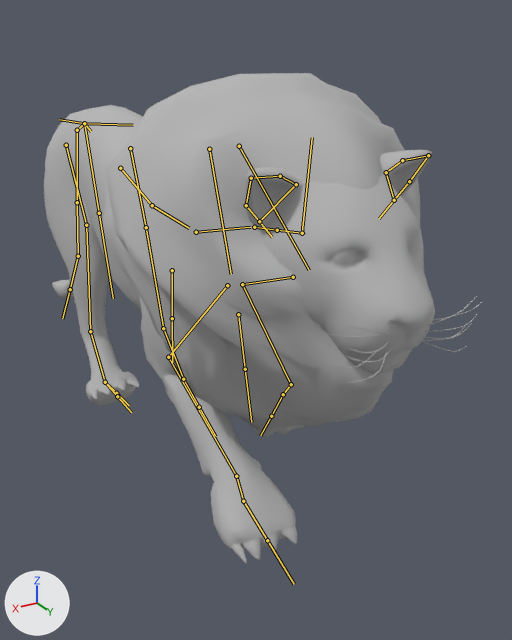
Renders of the FBX model Assets/3DEnemy/henri_rousseau_animal/lion/lion_animation.fbx from each side of a commit.
Before and after are seen from a camera (50 mm lens) standing at (0.9, 2.03, 1.46) and looking at (-0.25, 0.12, 0.51). Arrows for +X, +Y and +Z are at lower left; the lights stay in place. Both versions are drawn at frame 1 of the action 'lion_rig|lion_chasing_block_cycle'; the numbers are the values there. The bones that bend it are drawn over the model as lines.

The first picture shows 'lion_hair_lp', 'lion_lp'.
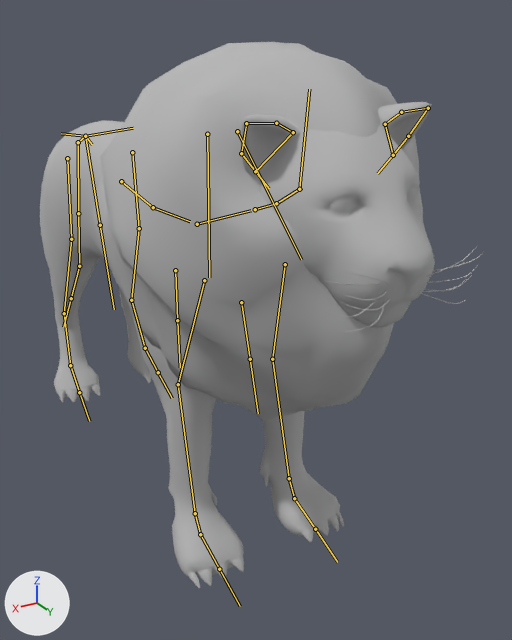
Boxes [x1, y1, x2, y2] around the edits, measured in the pictures (512 x 640 px):
'lion_hair_lp', posed: before [102, 73, 424, 431]; after [92, 42, 423, 420]
'lion_lp', posed (6% taller): before [44, 105, 482, 563]; after [40, 102, 483, 588]
bone 'Lion-spine', root to tip: before (84, 123) to (91, 131); after (85, 136) to (92, 144)
bone 'Lion-spine.001', root to tip: before (120, 168) to (152, 205); after (121, 181) to (153, 207)
bone 'Lion-spine.002', root to tip: before (152, 205) to (189, 228); after (153, 207) to (190, 221)
bone 'Lion-spine.003', root to tip: before (196, 232) to (250, 227); after (197, 224) to (251, 210)
bone 'Lion-spine.004', root to tip: before (254, 227) to (277, 230); after (255, 209) to (276, 203)
bone 'Lion-spine.005', root to tip: before (277, 230) to (302, 233); after (276, 203) to (299, 189)
bone 'Lion-spine.006', root to tip: before (302, 233) to (304, 232); after (299, 189) to (302, 188)
bone 'Lion-shoulder.R', root to tip: before (209, 149) to (231, 274); after (207, 134) to (209, 277)
bone 'Lion-upper_arm.R', root to tip: before (227, 285) to (168, 357); after (204, 280) to (178, 384)
bone 'Lion-forearm.R', root to tip: before (168, 357) to (236, 476); after (178, 384) to (195, 513)
bone 'Lion-hand.R', root to tip: before (236, 476) to (243, 501); after (195, 513) to (200, 534)
bone 'Lion-shoulder.L', root to tip: before (239, 146) to (309, 270); after (237, 131) to (301, 259)
bone 'Lion-upper_arm.L', root to tip: before (293, 277) to (242, 284); after (285, 264) to (272, 359)
bone 'Lion-forearm.L', root to tip: before (242, 284) to (291, 384); after (272, 359) to (289, 478)
bone 'Lion-hand.L', root to tip: before (291, 384) to (283, 394); after (289, 478) to (294, 498)
bone 'Lion-f_toe.L', root to tip: before (283, 394) to (271, 416); after (294, 498) to (315, 529)
bone 'Lion-pelvis.L', root to tip: before (84, 123) to (133, 125); after (85, 136) to (133, 128)
bone 'Lion-thigh.L', root to tip: before (130, 148) to (146, 227); after (132, 152) to (139, 228)
bone 'Lion-shin.L', root to tip: before (146, 227) to (163, 328); after (139, 228) to (131, 300)
bone 'Lion-foot.L', root to tip: before (163, 328) to (183, 379); after (131, 300) to (145, 348)
bone 'Lion-b_toe.L', root to tip: before (183, 379) to (199, 407); after (145, 348) to (158, 372)
bone 'Lion-thigh.R', root to tip: before (66, 145) to (86, 225); after (67, 158) to (71, 239)
bone 'Lion-shin.R', root to tip: before (86, 225) to (90, 331); after (71, 239) to (64, 313)
bone 'Lion-foot.R', root to tip: before (90, 331) to (105, 382); after (64, 313) to (70, 365)
bone 'Lion-r_toe.R', root to tip: before (105, 382) to (116, 393); after (70, 365) to (79, 392)

The change in detail:
Bone 'Lion-spine' (bone_lion_spine) moves from (0.0, -0.014, -0.047) to (0.0, 0.0, 0.0).
Bone 'Lion-spine.001' (bone_lion_spine_001) turns from (9, 0, 0) to (0, 0, 0) degrees about its own x, y and z.
Bone 'Lion-spine.002' (bone_lion_spine_002) turns from (-3, 0, 0) to (0, 0, 0) degrees about its own x, y and z.
Bone 'Lion-spine.003' (bone_lion_spine_003) turns from (-3, 0, 0) to (0, 0, 0) degrees about its own x, y and z.
Bone 'Lion-spine.004' (bone_lion_spine_004) turns from (7, 0, 0) to (0, 0, 0) degrees about its own x, y and z.
Bone 'Lion-spine.005' (bone_lion_spine_005) moves from (0.0, 0.019, -0.06) to (0.0, 0.0, 0.0).
Bone 'Lion-spine.005' (bone_lion_spine_005) turns from (9, 0, 0) to (0, 0, 0) degrees about its own x, y and z.
Bone 'Lion-spine.006' (bone_lion_spine_006) moves from (0.0, 0.052, 0.058) to (0.0, 0.0, 0.0).
Bone 'Lion-spine.006' (bone_lion_spine_006) turns from (-20, 0, 0) to (0, 0, 0) degrees about its own x, y and z.
Bone 'Lion-shoulder.R' (bone_lion_shoulder_r) turns from (22, 4, 7) to (0, 0, 0) degrees about its own x, y and z.
Bone 'Lion-upper_arm.R' (bone_lion_upper_arm_r) turns from (-41, -1, -6) to (0, 0, 0) degrees about its own x, y and z.
Bone 'Lion-forearm.R' (bone_lion_forearm_r) moves from (-0.038, 0.089, 0.009) to (0.0, 0.0, 0.0).
Bone 'Lion-forearm.R' (bone_lion_forearm_r) turns from (68, -6, 8) to (0, 0, 0) degrees about its own x, y and z.
Bone 'Lion-hand.R' (bone_lion_hand_r) turns from (-46, 0, -4) to (0, 0, 0) degrees about its own x, y and z.
Bone 'Lion-shoulder.L' (bone_lion_shoulder_l) turns from (8, -2, -2) to (0, 0, 0) degrees about its own x, y and z.
Bone 'Lion-upper_arm.L' (bone_lion_upper_arm_l) turns from (-55, -4, 10) to (0, 0, 0) degrees about its own x, y and z.
Bone 'Lion-forearm.L' (bone_lion_forearm_l) moves from (0.065, 0.045, 0.249) to (0.0, 0.0, 0.0).
Bone 'Lion-forearm.L' (bone_lion_forearm_l) turns from (95, 19, -11) to (0, 0, 0) degrees about its own x, y and z.
Bone 'Lion-hand.L' (bone_lion_hand_l) turns from (-116, 4, 7) to (0, 0, 0) degrees about its own x, y and z.
Bone 'Lion-f_toe.L' (bone_lion_f_toe_l) turns from (-35, 0, 0) to (0, 0, 0) degrees about its own x, y and z.
Bone 'Lion-pelvis.L' (bone_lion_pelvis_l) turns from (10, 9, 3) to (0, 0, 0) degrees about its own x, y and z.
Bone 'Lion-thigh.L' (bone_lion_thigh_l) turns from (30, 1, 1) to (0, 0, 0) degrees about its own x, y and z.
Bone 'Lion-shin.L' (bone_lion_shin_l) moves from (0.01, 0.033, -0.066) to (0.0, 0.0, 0.0).
Bone 'Lion-shin.L' (bone_lion_shin_l) turns from (20, -2, 0) to (0, 0, 0) degrees about its own x, y and z.
Bone 'Lion-foot.L' (bone_lion_foot_l) turns from (-18, 0, -3) to (0, 0, 0) degrees about its own x, y and z.
Bone 'Lion-b_toe.L' (bone_lion_b_toe_l) turns from (-18, 1, -2) to (0, 0, 0) degrees about its own x, y and z.
Bone 'Lion-thigh.R' (bone_lion_thigh_r) turns from (34, -7, -3) to (0, 0, 0) degrees about its own x, y and z.
Bone 'Lion-shin.R' (bone_lion_shin_r) turns from (-10, 7, 1) to (0, 0, 0) degrees about its own x, y and z.
Bone 'Lion-foot.R' (bone_lion_foot_r) turns from (8, 0, -1) to (0, 0, 0) degrees about its own x, y and z.
Bone 'Lion-r_toe.R' (bone_lion_r_toe_r) turns from (5, 2, -2) to (0, 0, 0) degrees about its own x, y and z.
